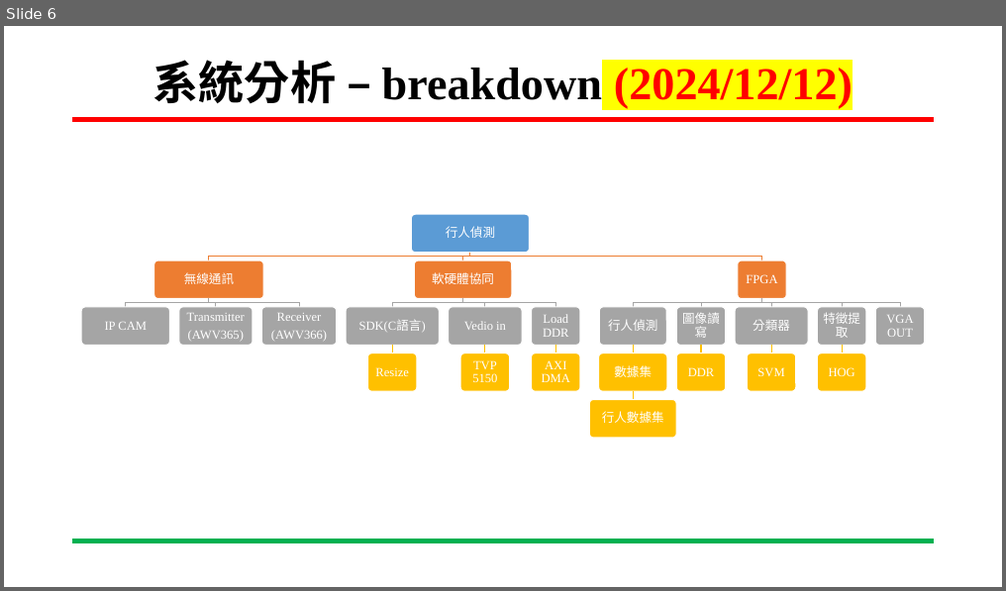
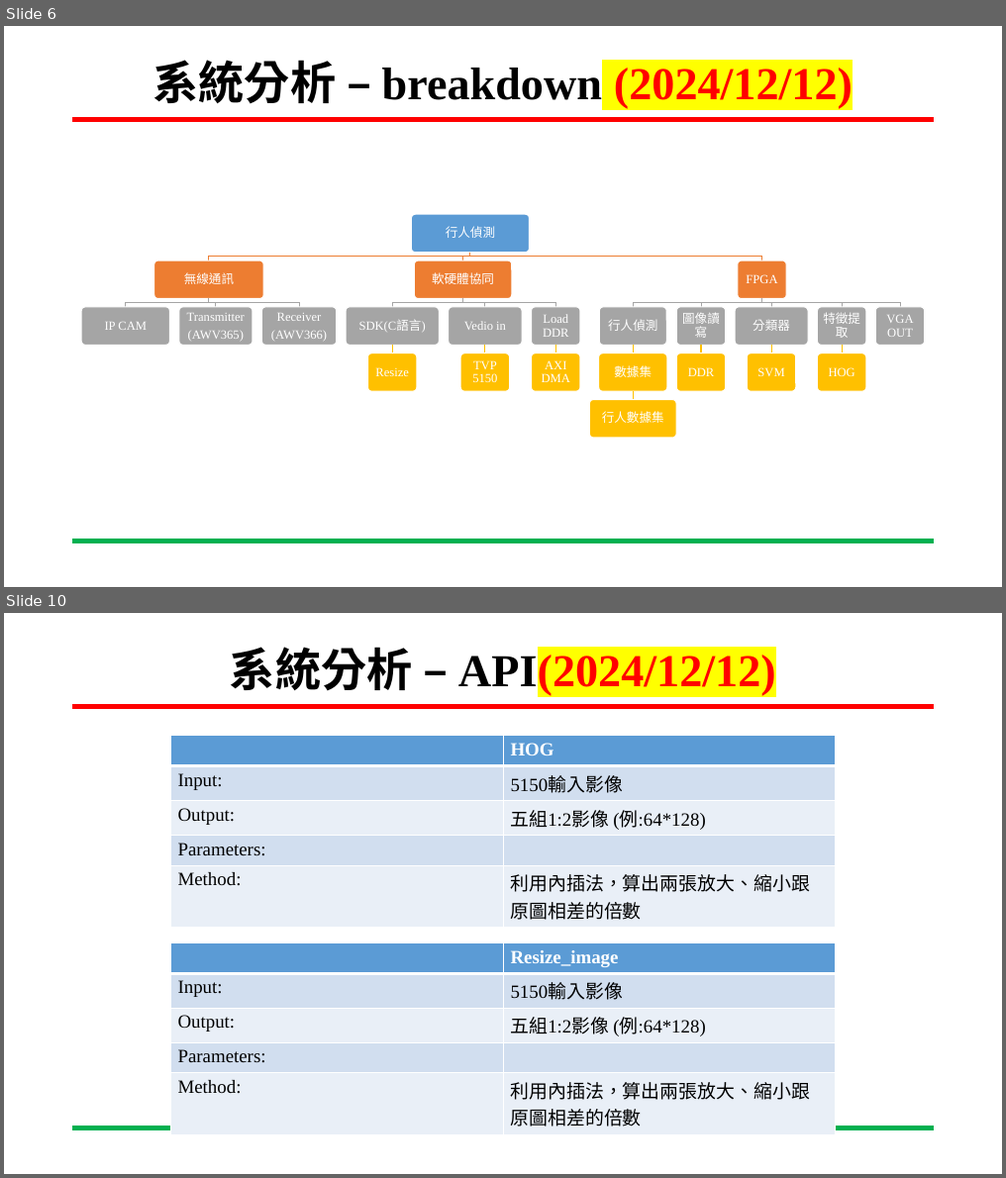
Before and after one commit to xup6tp6u4/pedestrian-detection, a slide deck: 嵌入式影像處理1212進度報告.pptx. Shown one above the other, each under a label of ours: slide 6 before the commit, slides 6 and 10 after it; the slides between them are not shown. The pictures are 1006x591 and 1006x1178 pixels, drawn with LibreOffice and Linux fonts; fonts in the diff are those of the drawing; background and template pictures are left out. Boxes give left, top, right and bottom in pixels: in the first picture for what was removed or moved away, otherwise in the second. Text is boxed around its words. In the diff, an @@ line names an element or a change of style, - is before the commit and + after.

```diff
--- a/嵌入式影像處理1212進度報告.pptx
+++ b/嵌入式影像處理1212進度報告.pptx
@@ slide 10 added at [4, 613, 1002, 1174], background #FFFFFF; not listed: 2 template elements that a slide beside it also shows @@
@@ title added at [230, 647, 776, 696], 44 pt, text #FF0000, bold @@
+系統分析 – API(2024/12/12)
@@ table added at [170, 736, 835, 924], 5 rows, 2 columns @@
+ | HOG
+Input: | 5150輸入影像
+Output: | 五組1:2影像 (例:64*128)
+Parameters: | 
+Method: | 利用內插法，算出兩張放大、縮小跟原圖相差的倍數
@@ table added at [170, 943, 835, 1131], 5 rows, 2 columns @@
+ | Resize_image
+Input: | 5150輸入影像
+Output: | 五組1:2影像 (例:64*128)
+Parameters: | 
+Method: | 利用內插法，算出兩張放大、縮小跟原圖相差的倍數
```
Also in this commit, not shown: 1 slide changed, 3 other slides added.
